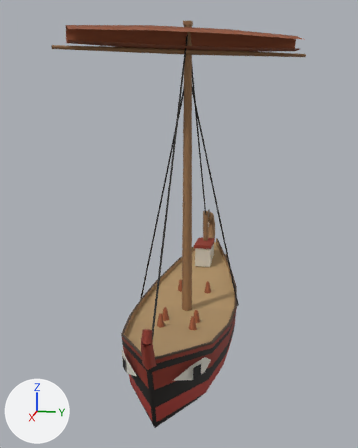
Renders of the glTF model public/harbour/kit/hull_eur_greek_boat.glb from each side of a commit.
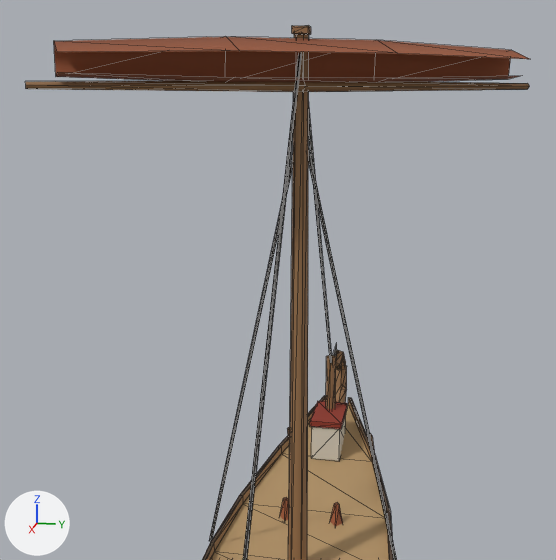
Each version is shown whole from a 50 mm camera at (10.95, 1.96, 5.5) aimed at (0.02, -0.22, 2.77), then close up from a 50 mm camera at (8.48, 1.41, 6.47) aimed at (1.01, -0.08, 4.6). Every picture has the same lights, and +X, +Y and +Z are marked at lower left. The first two pictures are the older version. Both versions are drawn at full value of the shape key 'furl' of 'sail_main'; the numbers are the values there. The close-ups show mesh edges as thin lines. Vertices at exactly the same position are counted once.

The older version as bpy lines, for what is in view:
```python
me_mast_002 = bpy.data.meshes.new('mast.002')
me_mast_002.from_pydata(...)  # 28 vertices, 30 faces; spans x -0.47..0.47, y -0.04..0.04, z -1.0..1.0
me_mast_002.materials.append(mat_hb_opaque)
me_rigging_002 = bpy.data.meshes.new('rigging.002')
me_rigging_002.from_pydata(...)  # 24 vertices, 24 faces; spans x -1.0..1.0, y -0.35..0.35, z -0.88..0.88
me_rigging_002.materials.append(mat_hb_opaque)
me_sail_main_002 = bpy.data.meshes.new('sail_main.002')
me_sail_main_002.from_pydata(...)  # 16 vertices, 18 faces; spans x -0.248..0.303, y -0.424..0.456, z 0.274..0.361
me_sail_main_002.materials.append(mat_hb_sail)
ob_mast = bpy.data.objects.new('mast', me_mast_002)
ob_mast.parent = ob_heel
ob_mast.location = (-1.278, 0.0, 3.806)
ob_mast.scale = (3.31, 3.31, 3.31)
ob_rigging = bpy.data.objects.new('rigging', me_rigging_002)
ob_rigging.parent = ob_heel
ob_rigging.location = (0.15, 0.00528, 3.896)
ob_rigging.scale = (3.47, 3.47, 3.47)
ob_sail_main = bpy.data.objects.new('sail_main', me_sail_main_002)
ob_sail_main.parent = ob_heel
ob_sail_main.location = (0.284, 0.0557, 5.14)
ob_sail_main.scale = (5.14, 5.14, 5.14)
# also in view: 'yards' at (0.25, 0.04, 6.52); 'hull' at (-0.15, 0.0, 0.83); 'deck' at (-1.19, 0.0, 0.49)
```
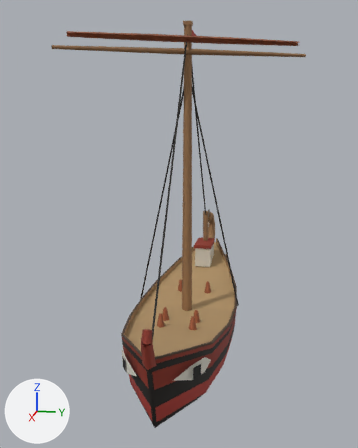
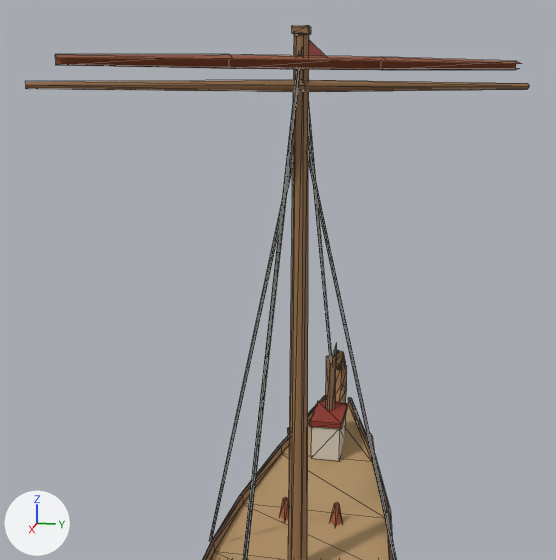
Location of each change, (x1, y1, x2, y2) in pixels of the close-ups (556 x 560 px):
'sail_main', reshaped, moved, rescaled (64% shorter): before (54, 37, 529, 83); after (55, 54, 521, 70)

What the commit changed:
me_sail_main_002 is used by ob_sail_main; parent ob_heel; location (0.284, 0.0557, 5.14); scale (5.14, 5.14, 5.14).
me_sail_main_002 had 16 vertices, 18 faces and spanned x -0.248..0.303, y -0.424..0.456, z 0.274..0.361.
me_sail_main_002 now has 16 vertices, 18 faces and spans x -0.224..0.274, y -0.406..0.435, z 0.281..0.307.
Part 1, on me_sail_main_002:
Vertex 0 of me_sail_main_002 moves from (0.283, -0.398, 0.291) at pixel (57, 72) to (0.268, -0.398, 0.286) at pixel (56, 63).
Vertex 1 of me_sail_main_002 moves from (0.129, -0.112, 0.284) at pixel (235, 77) to (0.111, -0.12, 0.284) at pixel (232, 66).
Vertex 2 of me_sail_main_002 moves from (0.067, -0.148, 0.274) to (0.093, -0.131, 0.281) at pixel (229, 68).
Vertex 3 of me_sail_main_002 moves from (0.238, -0.424, 0.284) at pixel (55, 76) to (0.255, -0.406, 0.284) at pixel (55, 65).
Vertex 4 of me_sail_main_002 moves from (-0.095, 0.132, 0.274) to (-0.067, 0.146, 0.281) at pixel (380, 69).
Vertex 5 of me_sail_main_002 moves from (-0.033, 0.168, 0.284) at pixel (389, 77) to (-0.048, 0.156, 0.284) at pixel (385, 68).
Vertex 6 of me_sail_main_002 moves from (-0.248, 0.418, 0.284) at pixel (508, 79) to (-0.224, 0.424, 0.284) at pixel (515, 69).
Vertex 7 of me_sail_main_002 moves from (-0.203, 0.444, 0.291) to (-0.21, 0.431, 0.286).
Vertex 8 of me_sail_main_002 moves from (-0.243, 0.421, 0.346) at pixel (511, 49) to (-0.222, 0.425, 0.303) at pixel (516, 60).
Vertex 9 of me_sail_main_002 moves from (-0.088, 0.136, 0.361) at pixel (376, 39) to (-0.065, 0.147, 0.307) at pixel (381, 56).
Vertex 10 of me_sail_main_002 moves from (-0.183, 0.456, 0.324) at pixel (530, 59) to (-0.204, 0.435, 0.296) at pixel (522, 63).
Vertex 11 of me_sail_main_002 moves from (-0.004, 0.185, 0.33) at pixel (397, 53) to (-0.04, 0.161, 0.298) at pixel (387, 60).
Vertex 12 of me_sail_main_002 moves from (0.074, -0.145, 0.361) at pixel (225, 36) to (0.095, -0.13, 0.307) at pixel (229, 54).
Vertex 13 of me_sail_main_002 moves from (0.243, -0.421, 0.346) at pixel (53, 40) to (0.257, -0.405, 0.303) at pixel (55, 54).
Vertex 14 of me_sail_main_002 moves from (0.158, -0.096, 0.33) at pixel (239, 50) to (0.12, -0.115, 0.298) at pixel (233, 58).
Vertex 15 of me_sail_main_002 moves from (0.303, -0.386, 0.324) at pixel (56, 51) to (0.274, -0.394, 0.296) at pixel (56, 57).
Object 'sail_main' (ob_sail_main) moves from (0.284, 0.0557, 5.14) to (0.284, 0.0557, 5.216).
Object 'sail_main' (ob_sail_main) is rescaled from (5.14, 5.14, 5.14) to (5.22, 5.22, 5.22).
